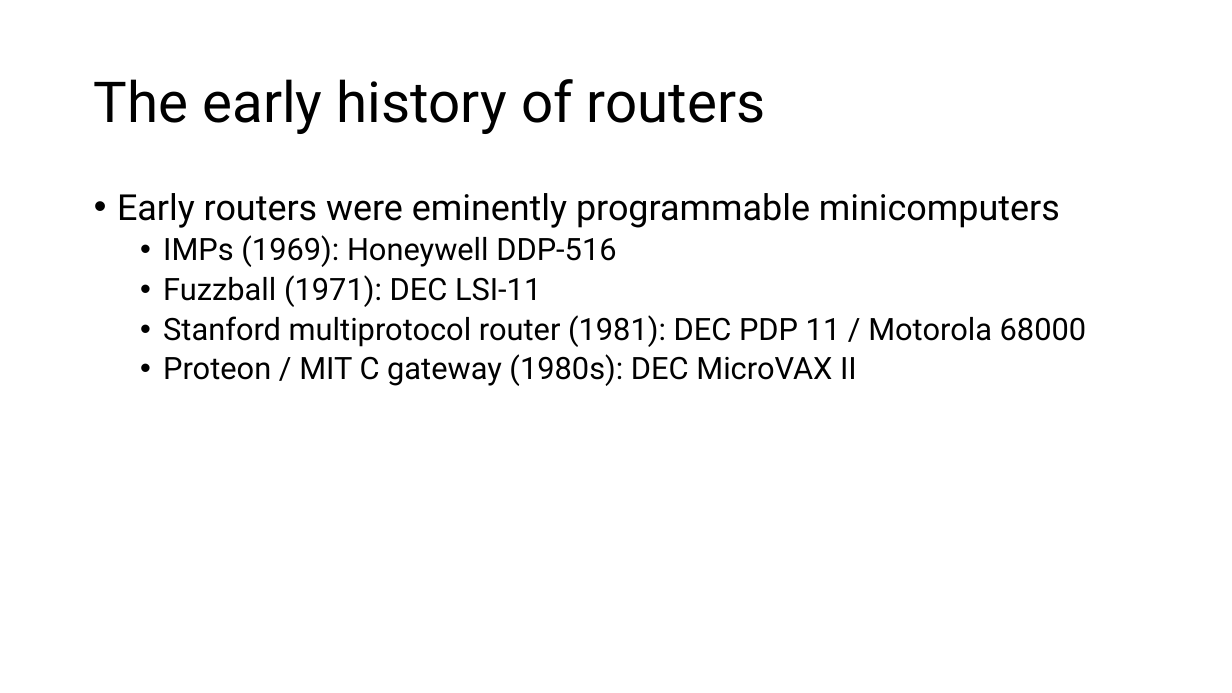
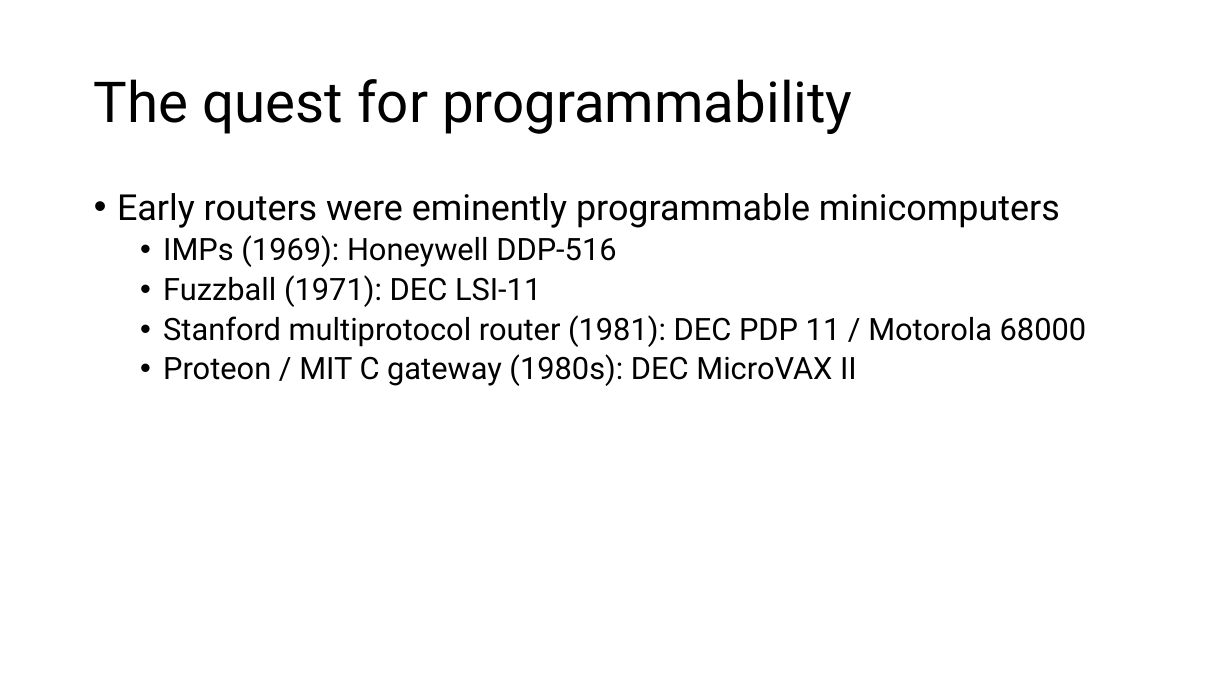
Before and after one commit to anirudhSK/pifo-domino-marple-ppts, a slide deck: slide 5 of combined_domino_pifo.pptx. Drawn at 1232x693 pixels with LibreOffice and Linux fonts; fonts in the diff are those of the drawing. Boxes give left, top, right and bottom in pixels: in the first picture for what was removed or moved away, otherwise in the second. Text is boxed around its words. In the diff, an @@ line names an element or a change of style, - is before the commit and + after.

Commit message:
Change switch to router, few more tweaks

```diff
--- a/combined_domino_pifo.pptx
+++ b/combined_domino_pifo.pptx
@@ title at [94,79,852,134]: text changed @@
-The early history of routers
+The quest for programmability
```
Also in this commit, not shown: 3 other slides changed.
